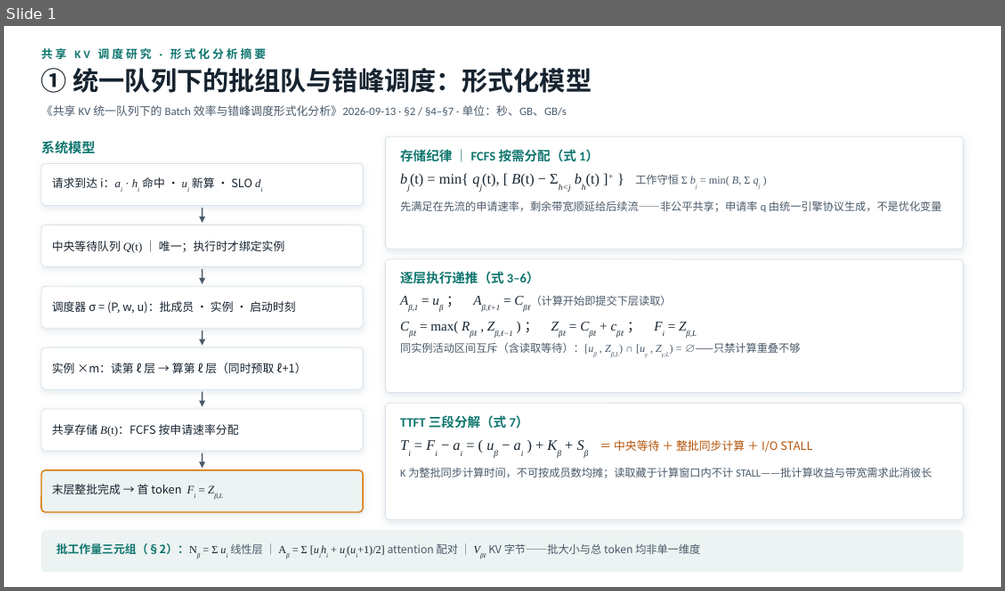
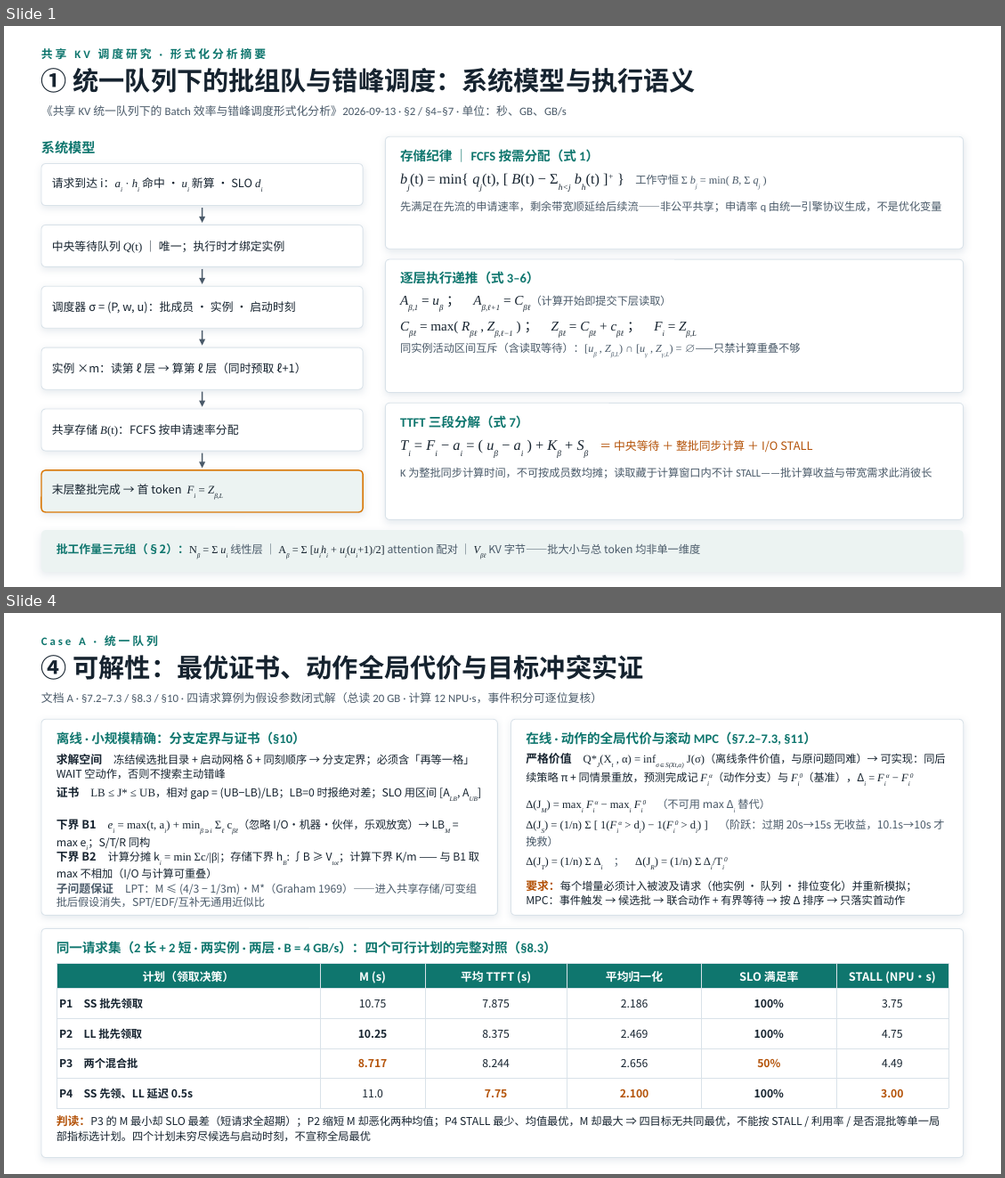
Before and after one commit to QiliangLi/status_aware_network, a slide deck: 共享KV调度形式化分析汇总PPT-20260917.pptx. Shown one above the other, each under a label of ours: slide 1 before the commit, slides 1 and 4 after it; the slides between them are not shown. The pictures are 1005x591 and 1005x1178 pixels, drawn with LibreOffice and Linux fonts; fonts in the diff are those of the drawing. Boxes give left, top, right and bottom in pixels: in the first picture for what was removed or moved away, otherwise in the second. Text is boxed around its words. In the diff, an @@ line names an element or a change of style, - is before the commit and + after.

Commit message:
docs: PPT 扩充至 7 页——补全 G1-G6 完整问题、NP-hard 证明与 A→B 形式化增量
- 页②新增 G1-G6 完整优化问题：输入元组、决策 σ=(P,w,u)、七条封闭约束、G4 存储规则与 q 协议、四目标 G5、解释指标 G6、封闭性说明
- 页③新增逐目标 NP-hard 证明：归约框架（四开关）、J_M/J_S 的 3-PARTITION 构造双向证明与装盒直觉、J_T 归约到 1|rᵢ|ΣCᵢ（Lenstra 1977）、J_R 归约到总 stretch（Legrand 2008）、硬度边界四条
- 页④可解性：Q* 严格动作价值、四目标增量 Δ 公式、LB/UB 证书与 B1/B2 下界、P1-P4 四计划冲突对照表（M/均值/归一化/SLO/STALL 互有胜负）
- 页⑤-⑦按'形式化增量'重组 Case B：A→B 六维对照表、σ_B 联合决策、B0 规则式(6)(7)及两条结构性质、需求张量/I-O 守恒/写缓冲递推/四态守恒、可行性判据(瞬时/窗口/长期/散度)与多盘尾部反例、复杂性继承、新决策层外部性、E-S/E-SP/E-SPB 三档证书与观测边界；移除原机制方案页（S1/P1/B1）
- 替换高风险数学花体字符(𝒟𝓑𝓔ℝ等)为通用字形，避免 PowerPoint 字体回退异常；程序化溢出/字符/内容三重检查 + 逐页视觉校验通过

```diff
--- a/共享KV调度形式化分析汇总PPT-20260917.pptx
+++ b/共享KV调度形式化分析汇总PPT-20260917.pptx
@@ slide 4 added at [4, 613, 1001, 1174], background #FFFFFF @@
@@ text added at [41, 635, 158, 646], 11 pt, text #0F766E, bold @@
+Case A · 统一队列
@@ text added at [41, 655, 644, 680], 25 pt, text #16232F, bold @@
+④ 可解性：最优证书、动作全局代价与目标冲突实证
@@ text added at [41, 692, 602, 703], 11 pt, text #4A5A69 @@
+文档 A · §7.2–7.3 / §8.3 / §10 · 四请求算例为假设参数闭式解（总读 20 GB · 计算 12 NPU·s，事件积分可逐位复核）
@@ rounded rectangle added at [41, 719, 498, 915], fill #FFFFFF, outline #D9E2E9 0.75 pt @@
@@ rounded rectangle added at [511, 719, 963, 915], fill #FFFFFF, outline #D9E2E9 0.75 pt @@
@@ text added at [57, 730, 305, 747], 12.5 pt, text #0F766E, bold @@
+离线 · 小规模精确：分支定界与证书（§10）
@@ text added at [526, 731, 817, 745], 12.5 pt, text #0F766E, bold @@
+在线 · 动作的全局代价与滚动 MPC（§7.2–7.3, §11）
@@ text added at [57, 754, 475, 779], 10.5 pt, text #16232F @@
+求解空间 冻结候选批目录 + 启动网格 δ + 同刻顺序 → 分支定界；必须含「再等一格」WAIT 空动作，否则不搜索主动错峰
@@ text added at [526, 753, 946, 768], 10.5 pt, text #16232F @@
+严格价值 Q*J(Xt , α) = infσ∈S(Xt,α) J(σ)（离线条件价值，与原问题同难）→ 可实现：同后续策略 π + 同情景重放，预测完成记 Fiα（动作分支）与 Fi0（基准），Δi = Fiα − Fi0
@@ text added at [57, 787, 437, 799], 10.5 pt, text #16232F @@
+证书 LB ≤ J* ≤ UB，相对 gap = (UB−LB)/LB；LB=0 时报绝对差；SLO 用区间 [ALB, AUB]
@@ text added at [526, 798, 770, 811], 10.8 pt, text #16232F @@
+Δ(JM) = maxi Fiα − maxi Fi0 （不可用 max Δi 替代）
@@ text added at [57, 819, 429, 848], 10.5 pt, text #16232F @@
+下界 B1 ei = max(t, ai) + minβ∋i Σℓ cβℓ（忽略 I/O·机器·伙伴，乐观放宽）→ LBM = max ei；S/T/R 同构
@@ text added at [526, 819, 944, 846], 10.8 pt, text #16232F @@
+Δ(JS) = (1/n) Σ [ 1(Fiα > di) − 1(Fi0 > di) ] （阶跃：过期 20s→15s 无收益，10.1s→10s 才挽救）
@@ text added at [57, 848, 479, 879], 10.5 pt, text #16232F @@
+下界 B2 计算分摊 ki = min Σc/|β|；存储下界 hB: ∫B ≥ Vtot；计算下界 K/m —— 与 B1 取 max 不相加（I/O 与计算可重叠）
@@ text added at [526, 857, 701, 868], 10.8 pt, text #16232F @@
+Δ(JT) = (1/n) Σ Δi ； Δ(JR) = (1/n) Σ Δi/Ti0
@@ text added at [57, 883, 477, 908], 10.5 pt, text #4A5A69 @@
+子问题保证 LPT：M ≤ (4/3 − 1/3m)·M*（Graham 1969）——进入共享存储/可变组批后假设消失，SPT/EDF/互补无通用近似比
@@ text added at [526, 880, 917, 905], 10.5 pt, text #16232F @@
+要求：每个增量必须计入被波及请求（他实例 · 队列 · 排位变化）并重新模拟；MPC：事件触发 → 候选批 → 联合动作 + 有界等待 → 按 Δ 排序 → 只落实首动作
@@ rounded rectangle added at [41, 929, 963, 1158], fill #FFFFFF, outline #D9E2E9 0.75 pt @@
@@ text added at [57, 939, 556, 956], 12.5 pt, text #0F766E, bold @@
+同一请求集（2 长 + 2 短 · 两实例 · 两层 · B = 4 GB/s）：四个可行计划的完整对照（§8.3）
@@ table added at [57, 963, 948, 1102], 5 rows, 6 columns @@
+计划（领取决策） | M (s) | 平均 TTFT (s) | 平均归一化 | SLO 满足率 | STALL (NPU·s)
+P1 SS 批先领取 | 10.75 | 7.875 | 2.186 | 100% | 3.75
+P2 LL 批先领取 | 10.25 | 8.375 | 2.469 | 100% | 4.75
+P3 两个混合批 | 8.717 | 8.244 | 2.656 | 50% | 4.49
+P4 SS 先领、LL 延迟 0.5s | 11.0 | 7.75 | 2.100 | 100% | 3.00
@@ text added at [57, 1115, 939, 1141], 10.5 pt, text #16232F @@
+判读：P3 的 M 最小却 SLO 最差（短请求全超期）；P2 缩短 M 却恶化两种均值；P4 STALL 最少、均值最优，M 却最大 ⇒ 四目标无共同最优，不能按 STALL / 利用率 / 是否混批等单一局部指标选计划。四个计划未穷尽候选与启动时刻，不宣称全局最优
@@ slide 1 changed as well @@
@@ text at [41, 68, 696, 93]: text changed @@
-① 统一队列下的批组队与错峰调度：形式化模型
+① 统一队列下的批组队与错峰调度：系统模型与执行语义
@@ rounded rectangle at [41, 530, 963, 572]: shadow on @@
```
Also in this commit, not shown: 5 other slides added, 3 slides removed.
